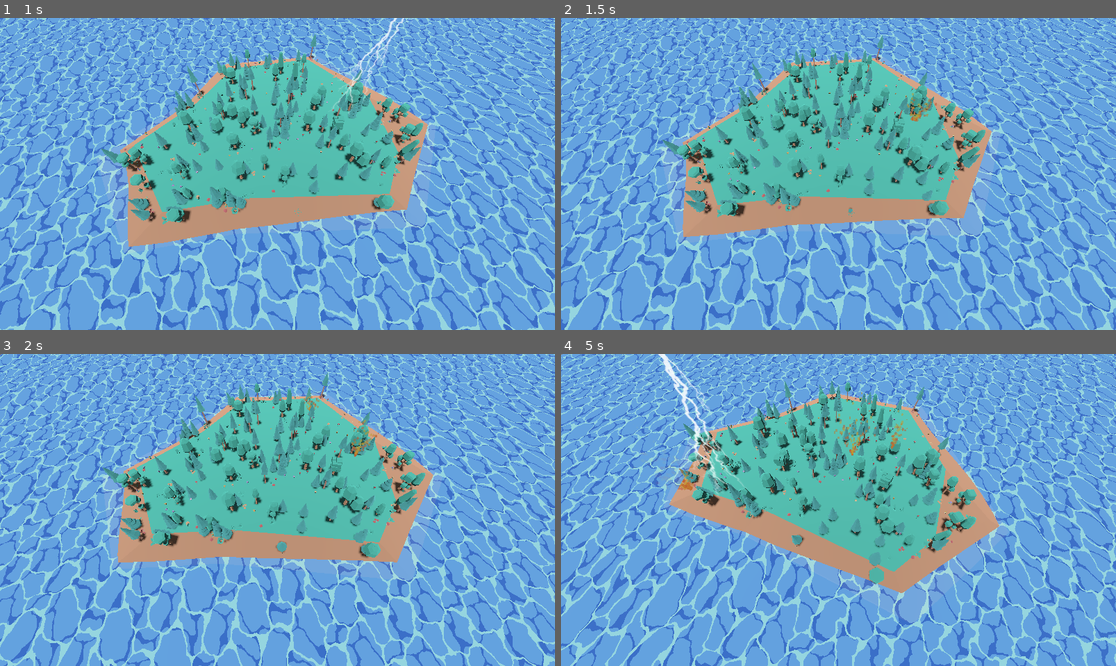
Above: before the commit, frames 1-4 (two rows, left to right).
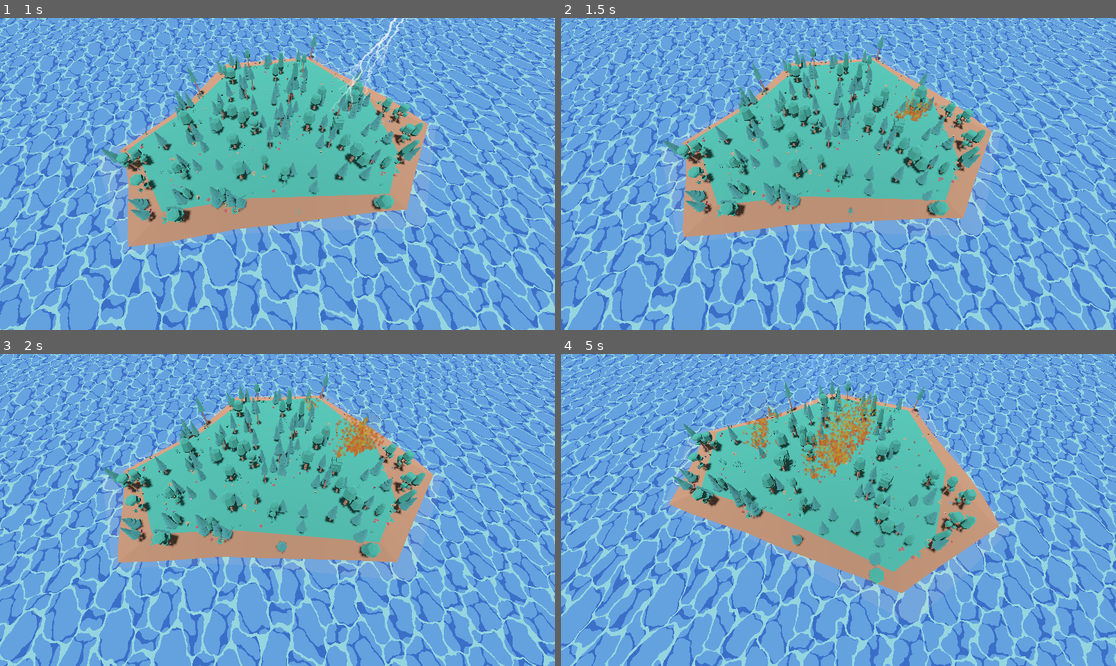
Above: after the commit, the same moments.

Repository: lumi-a/ecotomata
Game: Godot game, scene res://main.tscn
Same seed, same stepped clock (60 frames per second), same inputs: the game is played once before the commit and once after it.
Inputs:
- Up to frame 1 (1 s): no input
- Up to frame 2 (1.5 s): no input
- Up to frame 3 (2 s): no input
- Up to frame 4 (5 s): no input

Frame 1 is identical in both runs. In frame 2, 0.2% of the frame differs, in the area x 59-67%, y 23-33%; in frame 3, 0.7%; in frame 4, 3.7%, in the area x 17-70%, y 0-45%.

Commit message:
Increase max_neighbor_distance (sparks transfer more easily now)

Diff:
--- a/island.gd
+++ b/island.gd
@@ -4,7 +4,7 @@
 
 const num_initial_sapling_attempts: int = 1000
 const min_neighbor_distance: float = 0.2
-const max_neighbor_distance: float = 1.0
+const max_neighbor_distance: float = 1.5
 const num_plants: int = 1000
 const max_raycast_distance: float = 50.0
 
